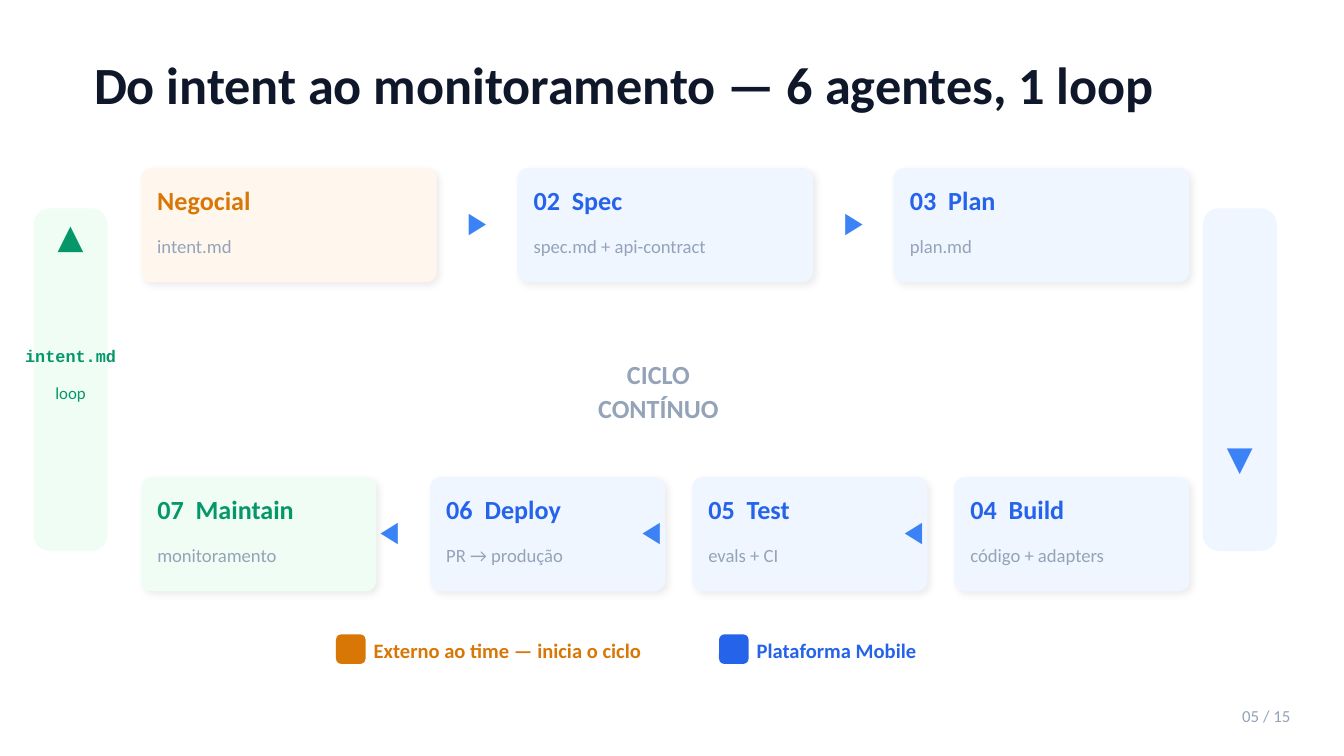
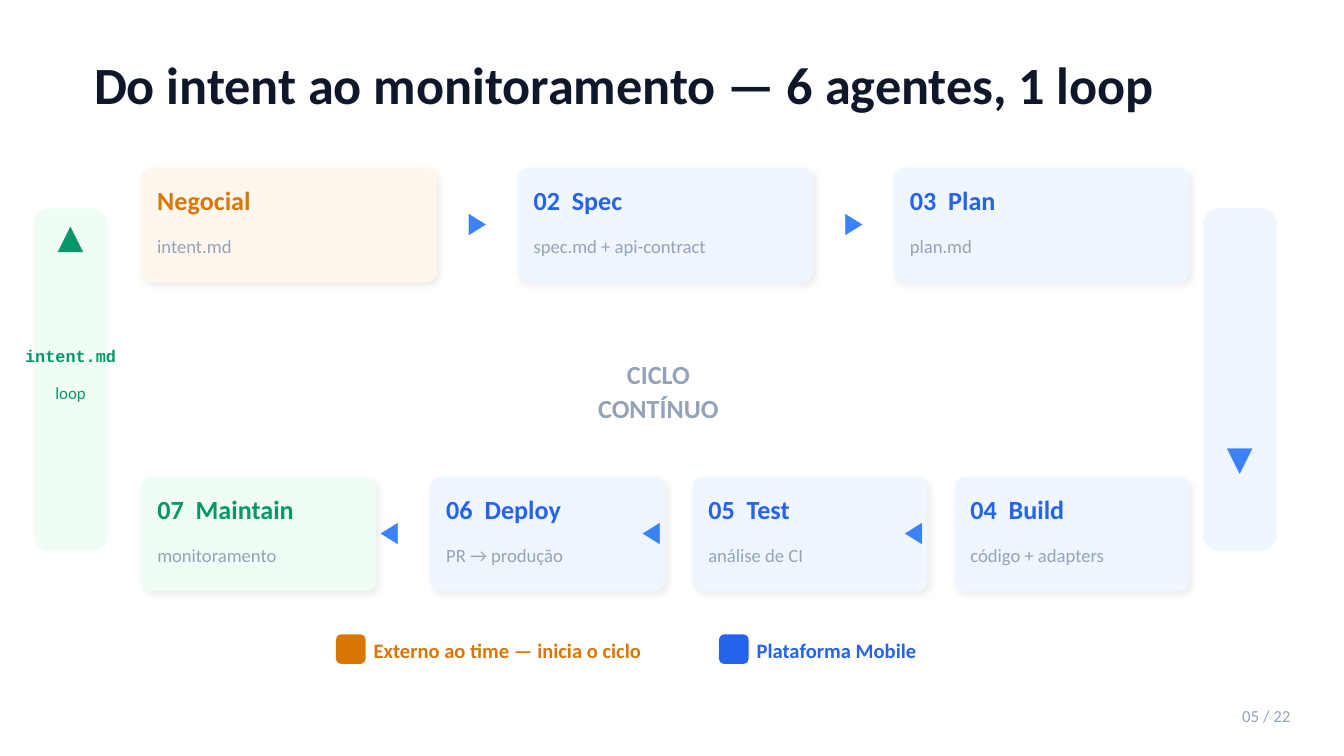
Before and after one commit to jpsslink/sdlc-agentico, a slide deck: slide 5 of esteira-agentica-pitch.pptx. Drawn at 1344x756 pixels with LibreOffice and Linux fonts; fonts in the diff are those of the drawing. Boxes give left, top, right and bottom in pixels: in the first picture for what was removed or moved away, otherwise in the second. Text is boxed around its words. In the diff, an @@ line names an element or a change of style, - is before the commit and + after.

```diff
--- a/esteira-agentica-pitch.pptx
+++ b/esteira-agentica-pitch.pptx
@@ text at (x1=708, y1=549, x2=803, y2=562): text changed @@
-evals + CI
+análise de CI
@@ text at (x1=1242, y1=711, x2=1290, y2=722): text changed @@
-05 / 15
+05 / 22
```
Also in this commit, not shown: 12 other slides changed, 8 slides added, 1 other file.
